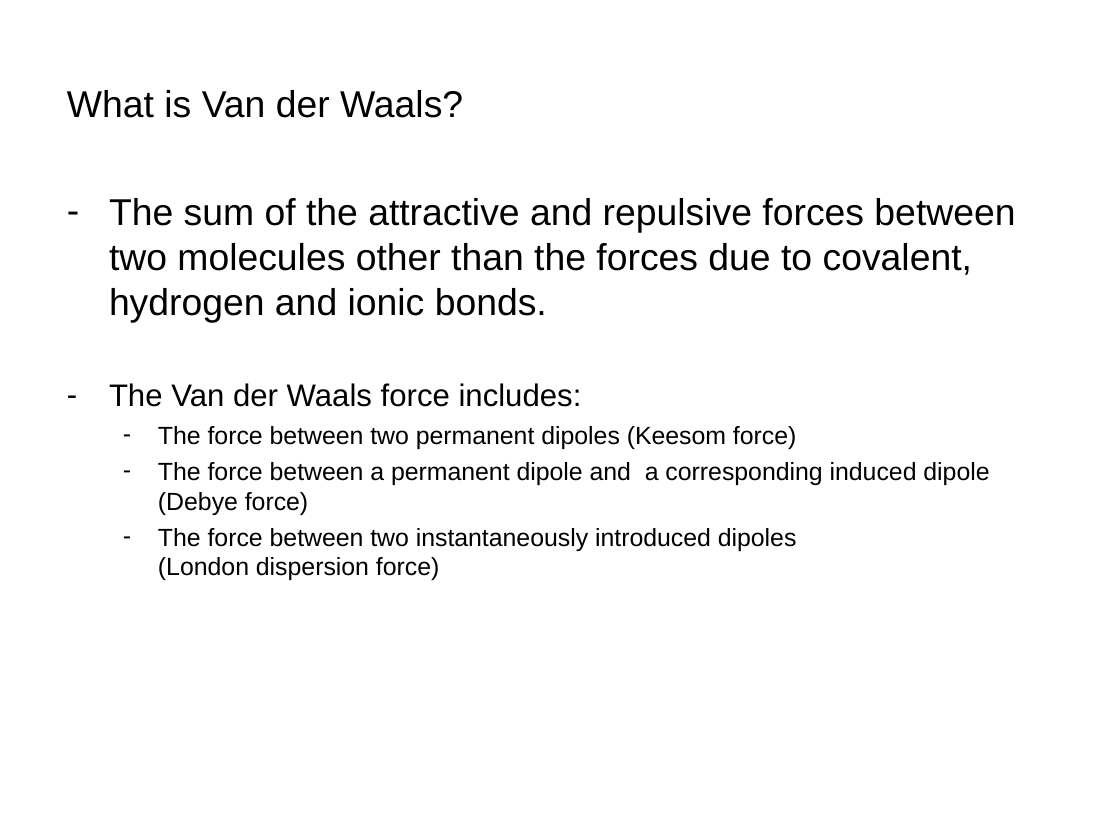
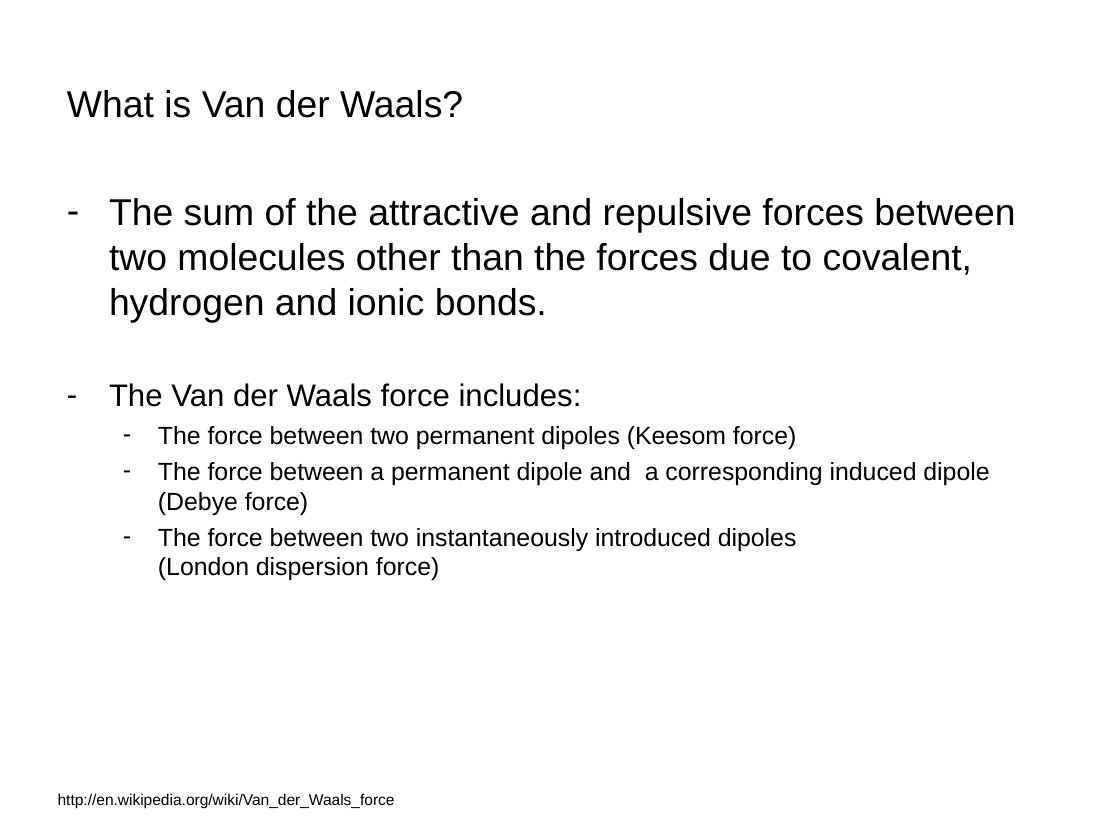
Before and after one commit to ibablewski/project, a slide deck: slide 2 of powerpoint/527Project.ppt. Drawn at 1120x840 pixels with LibreOffice and Linux fonts; fonts in the diff are those of the drawing. Boxes give left, top, right and bottom in pixels: in the first picture for what was removed or moved away, otherwise in the second. Text is boxed around its words. In the diff, an @@ line names an element or a change of style, - is before the commit and + after.

```diff
--- a/powerpoint/527Project.ppt
+++ b/powerpoint/527Project.ppt
@@ text added at (58,793,395,808), 10 pt, text #000000 @@
+http://en.wikipedia.org/wiki/Van_der_Waals_force
```
Also in this commit, not shown: 2 other slides changed, 9 slides added, 18 other files.
